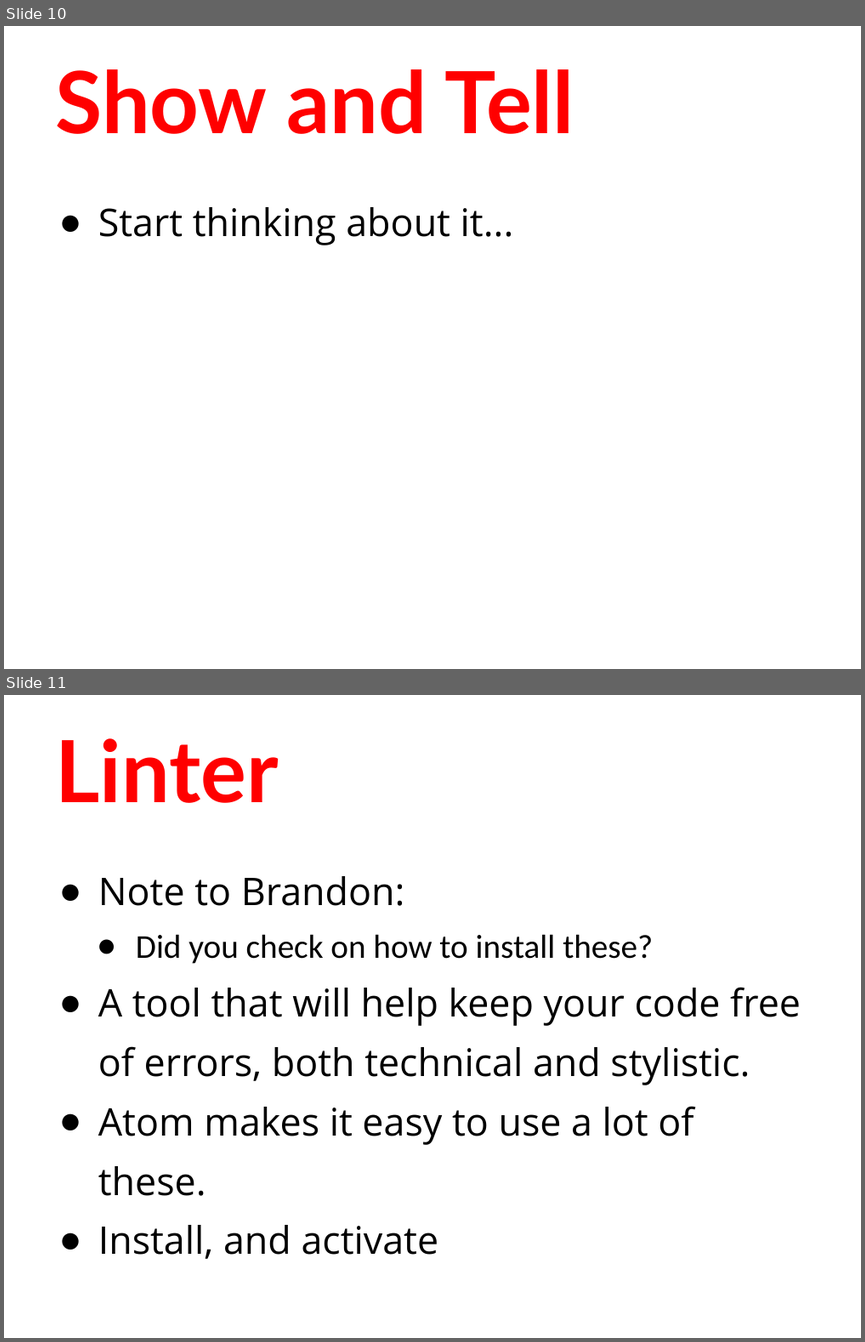
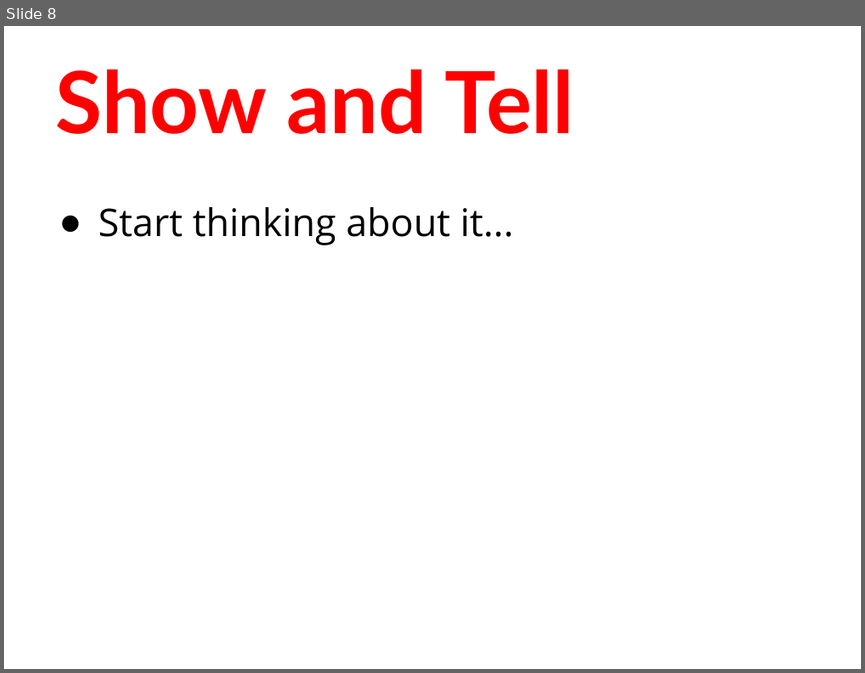
Before and after one commit to humanitiesprogramming/slides, a slide deck: 2018/python/day2-review.pptx. Shown one above the other, each under a label of ours: slides 10 and 11 before the commit, slide 8 after it. The pictures are 865x1342 and 865x673 pixels, drawn with LibreOffice and Linux fonts; fonts in the diff are those of the drawing. Boxes give left, top, right and bottom in pixels: in the first picture for what was removed or moved away, otherwise in the second. Text is boxed around its words. In the diff, an @@ line names an element or a change of style, - is before the commit and + after.

```diff
--- a/2018/python/day2-review.pptx
+++ b/2018/python/day2-review.pptx
@@ slide 11 removed at (4, 695, 861, 1338), background #FFFFFF @@
@@ title removed at (55, 738, 279, 803) @@
-Linter
@@ text removed at (98, 876, 800, 1259) @@
-● Note to Brandon:
-  ● Did you check on how to install these?
-● A tool that will help keep your code free of errors, both technical and stylistic.
-● Atom makes it easy to use a lot of these.
-● Install, and activate
@@ what was slide 10 is now slide 8 @@
```
Also in this commit, not shown: 2 slides changed, 2 other slides removed.
